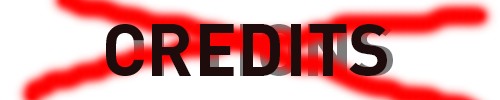
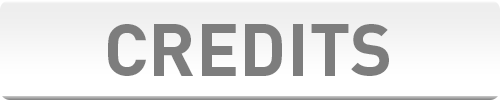
The second 500×100 image is a revision of the first. Changes to its layers:
renamed "OPTIONS" to "CREDITS", moved it above "Rounded Rectangle 1", painted on it over (x1=106, y1=24, x2=393, y2=76)
removed layer "Layer 0" over (x1=6, y1=0, x2=487, y2=100)
renamed "CREDITS" to "Rounded Rectangle 1", painted on it, masked it over (x1=0, y1=0, x2=500, y2=100)
removed layer "Layer 1" over (x1=11, y1=0, x2=500, y2=100)
